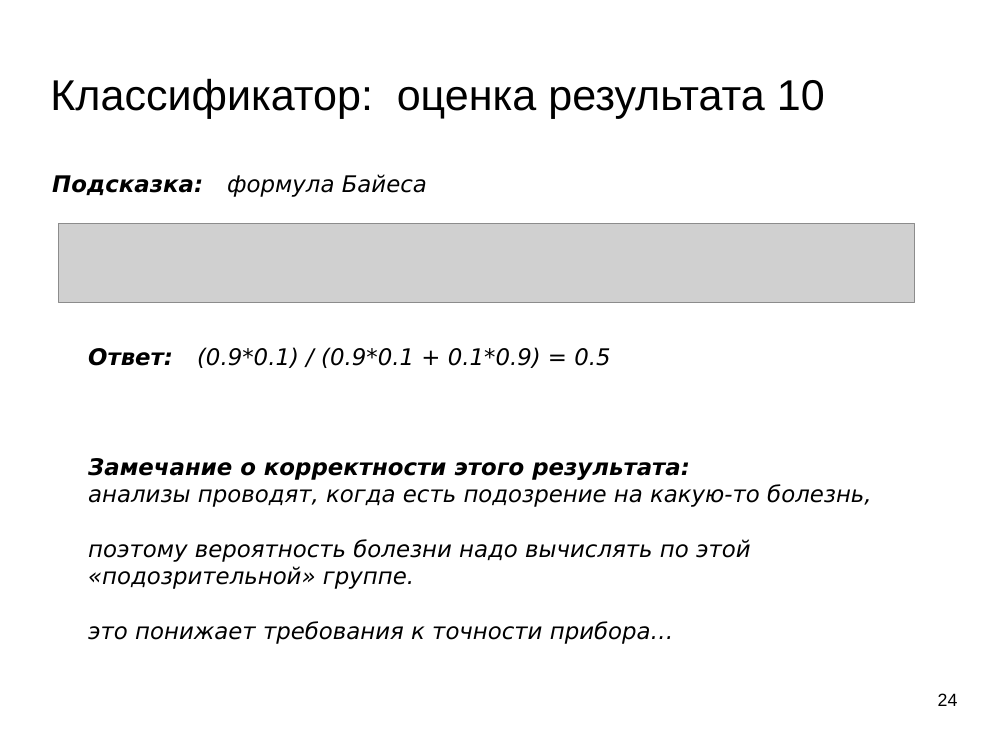
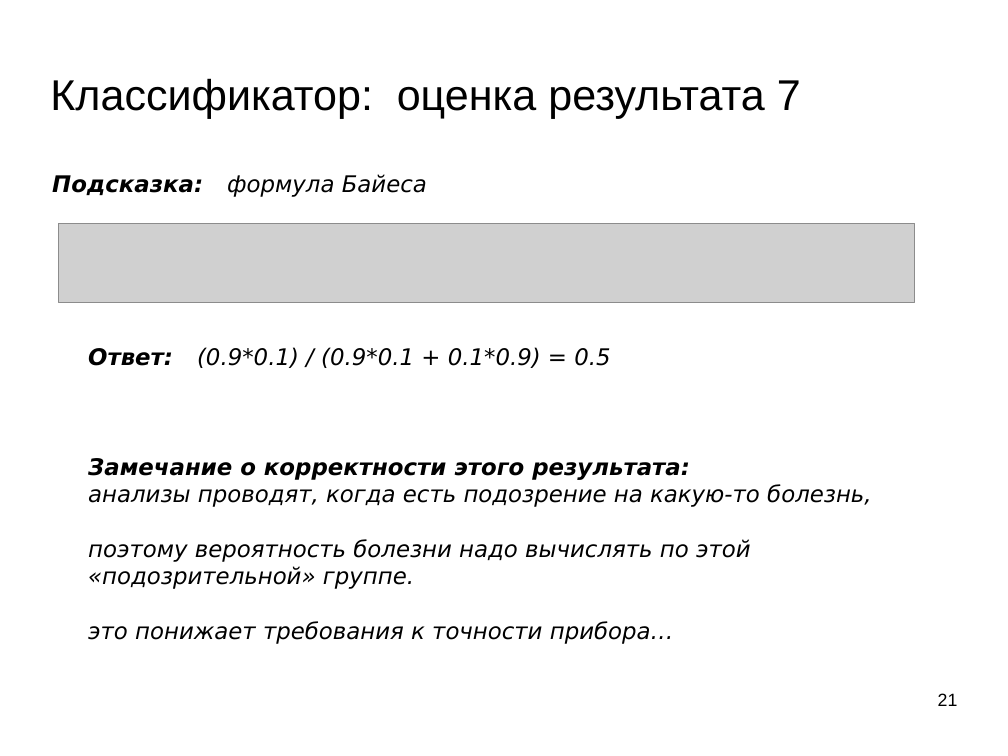
Before and after one commit to mechanoid5/ml_lectorium_legacy, a slide deck: slide 21 of 03-log-regression.odp (slide 24 before the commit). Drawn at 1008x756 pixels with LibreOffice and Linux fonts; fonts in the diff are those of the drawing; grey boxes stand for pictures; background and template pictures are left out. Boxes give left, top, right and bottom in pixels: in the first picture for what was removed or moved away, otherwise in the second. Text is boxed around its words. In the diff, an @@ line names an element or a change of style, - is before the commit and + after.

```diff
--- a/03-log-regression.odp
+++ b/03-log-regression.odp
@@ title at (50, 78, 801, 118): text changed @@
-Классификатор: оценка результата 10
+Классификатор: оценка результата 7
@@ page number at (938, 693, 958, 706): text changed @@
-24
+21
```
Also in this commit, not shown: 8 other slides changed.
